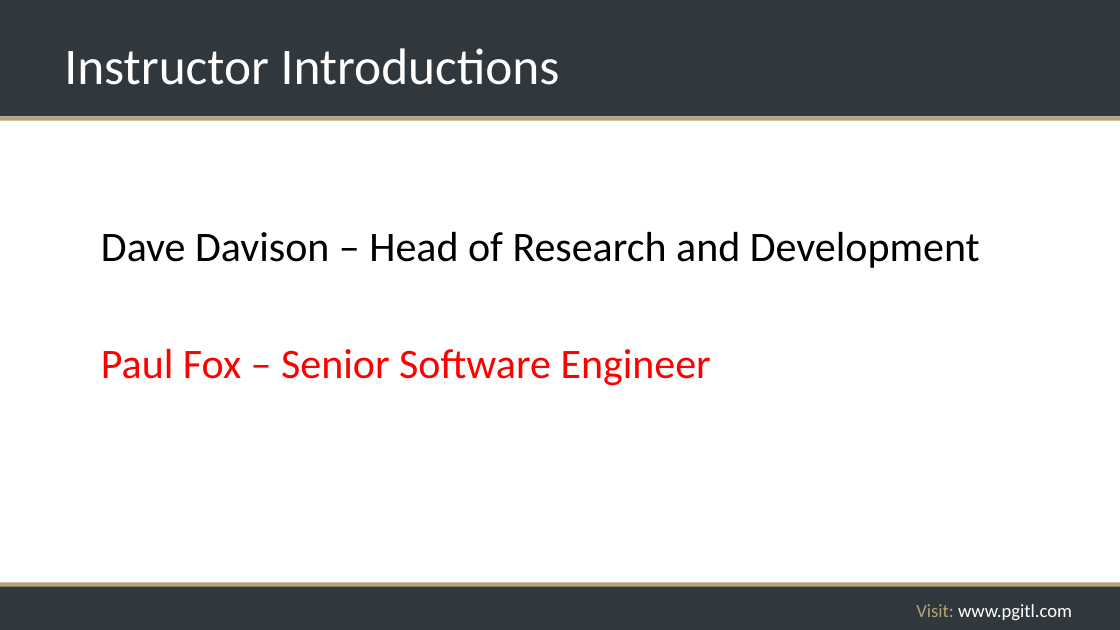
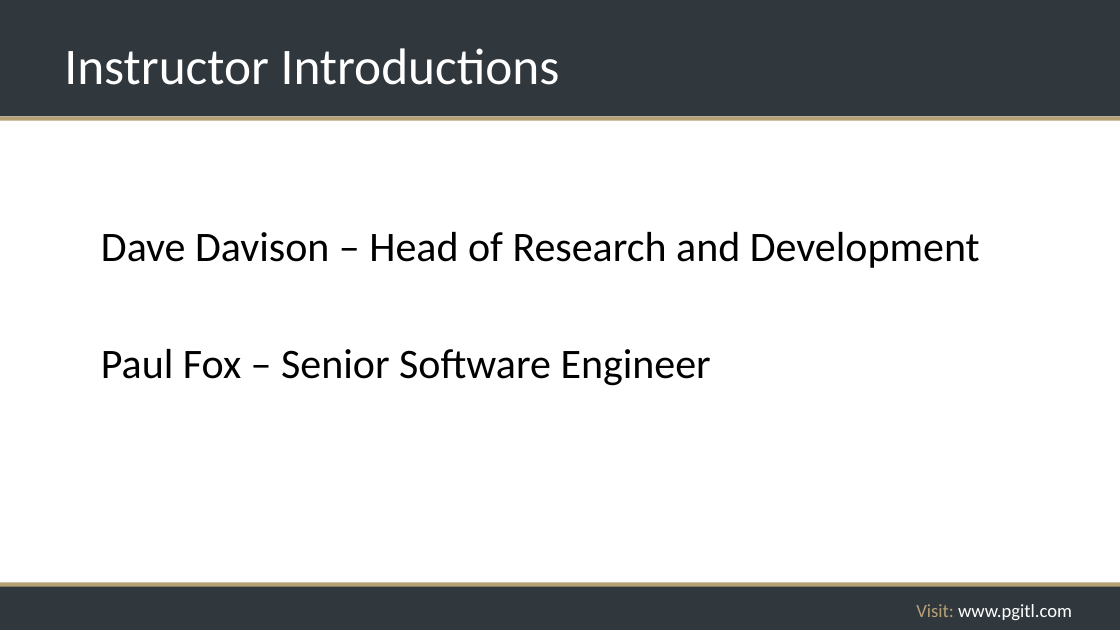
Before and after one commit to rikkouri/project-a, a slide deck: slide 7 of Programming Foundations.pptx. Drawn at 1120x630 pixels with LibreOffice and Linux fonts; fonts in the diff are those of the drawing; background and template pictures are left out. Boxes give left, top, right and bottom in pixels: in the first picture for what was removed or moved away, otherwise in the second. Text is boxed around its words. In the diff, an @@ line names an element or a change of style, - is before the commit and + after.

```diff
--- a/Programming Foundations.pptx
+++ b/Programming Foundations.pptx
@@ text at bbox=[101, 349, 711, 386]: text colour #FF0000 to #000000 in "Paul Fox – Senior Software Engineer" @@
```
Also in this commit, not shown: 2 other slides changed.
